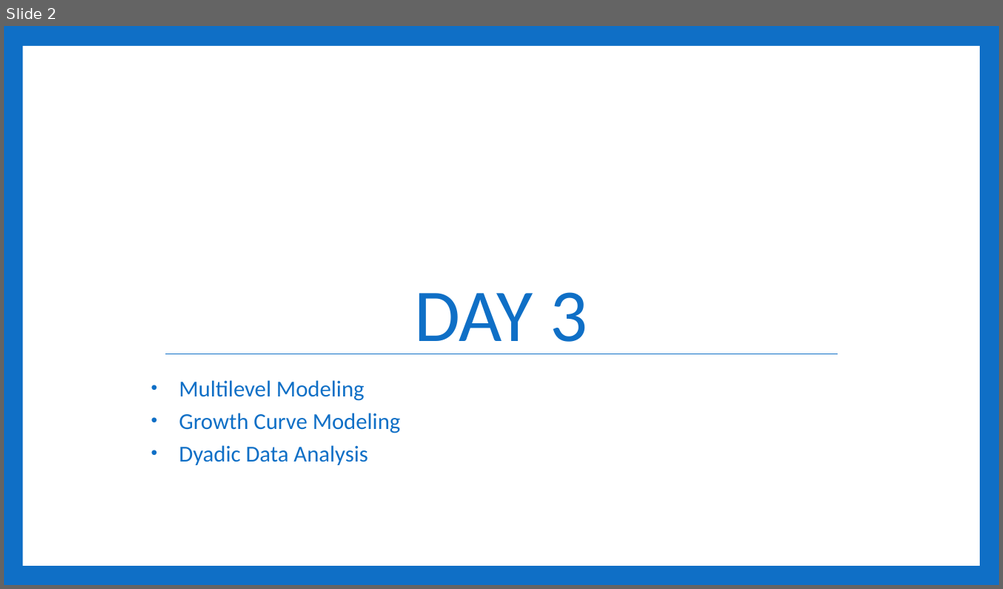
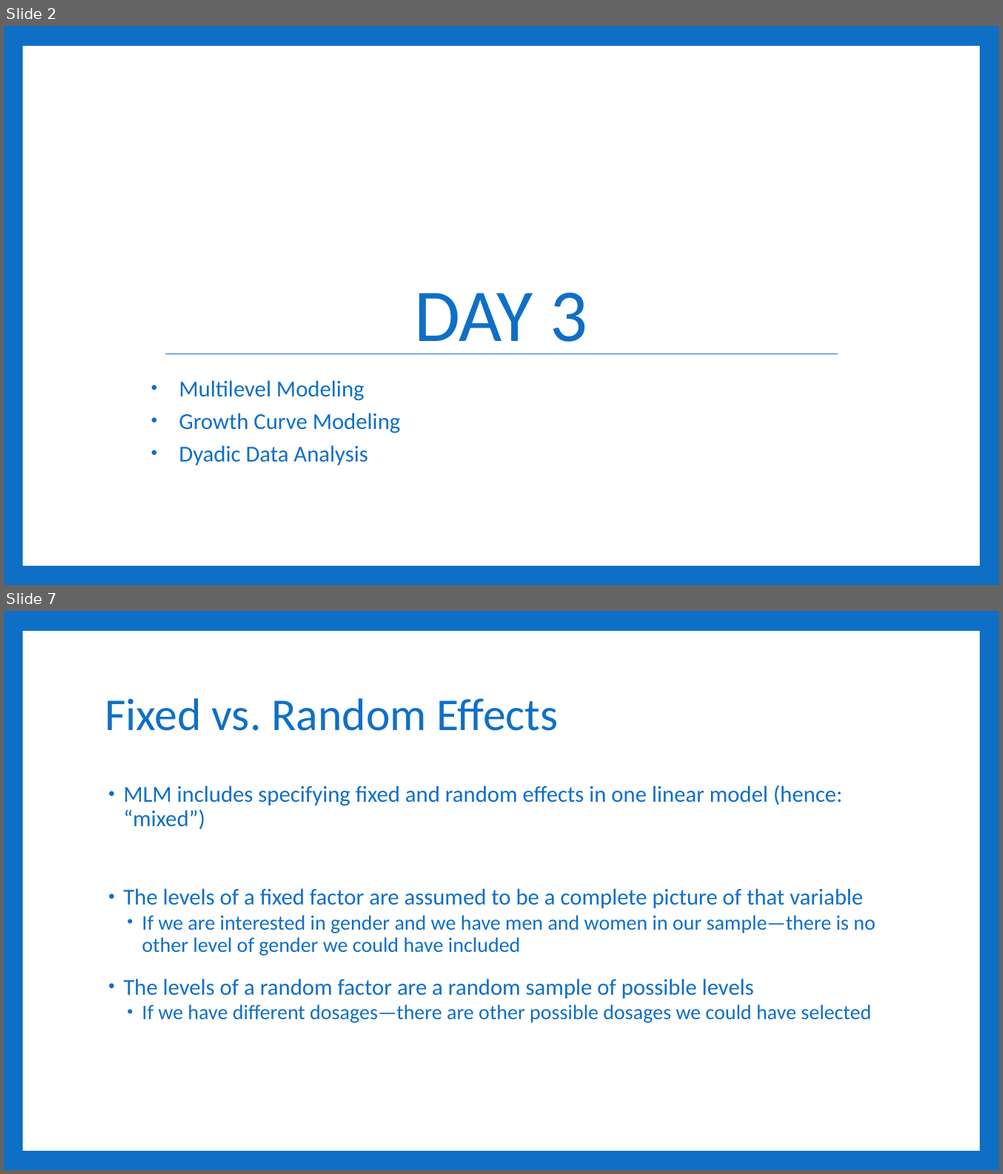
Before and after one commit to RandiLGarcia/smith-r-workshop, a slide deck: docs/Day 3 Slides.pptx. Shown one above the other, each under a label of ours: slide 2 before the commit, slides 2 and 7 after it; the slides between them are not shown. The pictures are 1003x589 and 1003x1174 pixels, drawn with LibreOffice and Linux fonts; fonts in the diff are those of the drawing. Boxes give left, top, right and bottom in pixels: in the first picture for what was removed or moved away, otherwise in the second. Text is boxed around its words. In the diff, an @@ line names an element or a change of style, - is before the commit and + after.

```diff
--- a/docs/Day 3 Slides.pptx
+++ b/docs/Day 3 Slides.pptx
@@ slide 7 added at <box>4,611,999,1170</box>, background #0F6FC6; not listed: 1 template element that a slide beside it also shows @@
@@ title added at <box>105,698,558,731</box>, 44 pt, text #0F6FC6 @@
+Fixed vs. Random Effects
@@ text added at <box>123,785,875,1023</box>, 22 pt, text #0F6FC6 @@
+• MLM includes specifying fixed and random effects in one linear model (hence: “mixed”)
+• The levels of a fixed factor are assumed to be a complete picture of that variable
+  • If we are interested in gender and we have men and women in our sample—there is no other level of gender we could have included
+• The levels of a random factor are a random sample of possible levels
+  • If we have different dosages—there are other possible dosages we could have selected
```
Also in this commit, not shown: 2 slides changed, 22 other slides added, 60 slides removed, 33 other files.
